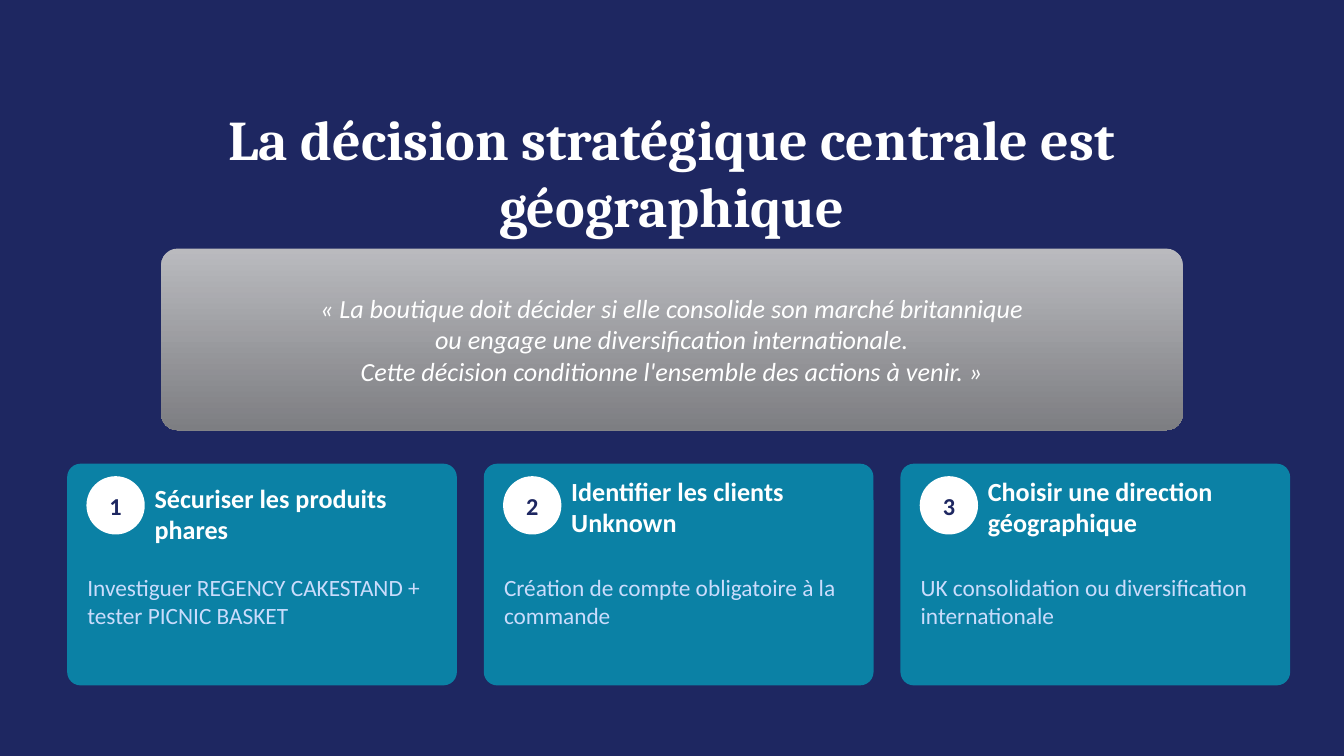
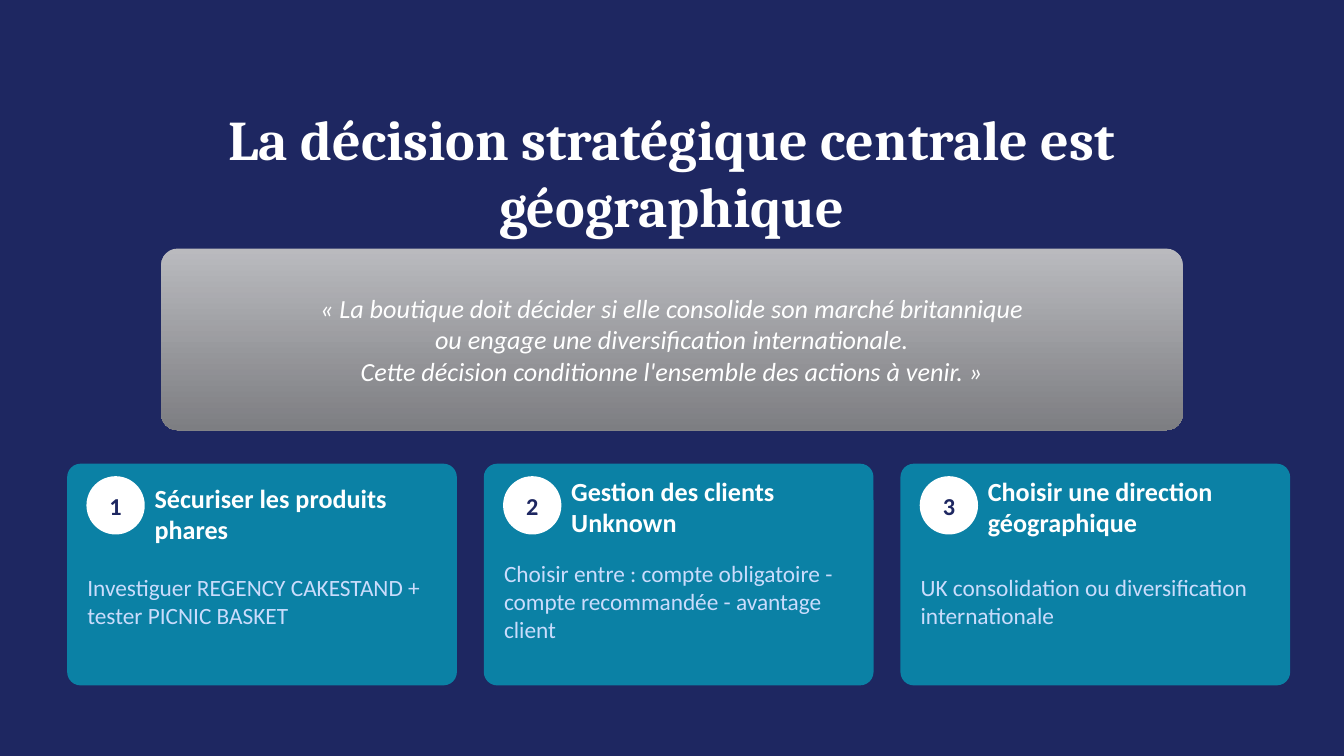
Before and after one commit to MalickaHoumgbo/data-online-retail-month2, a slide deck: slide 11 of outputs/reports/esales_presentation.pptx. Drawn at 1344x756 pixels with LibreOffice and Linux fonts; fonts in the diff are those of the drawing. Boxes give left, top, right and bottom in pixels: in the first picture for what was removed or moved away, otherwise in the second. Text is boxed around its words. In the diff, an @@ line names an element or a change of style, - is before the commit and + after.

Commit message:
refactor : Improve recommendations for unknown customers.

```diff
--- a/outputs/reports/esales_presentation.pptx
+++ b/outputs/reports/esales_presentation.pptx
@@ text at bbox=[571, 482, 774, 532]: text changed @@
-Identifier les clients Unknown
+Gestion des clients Unknown
@@ text at bbox=[504, 566, 821, 638]: text changed @@
-Création de compte obligatoire à la commande
+Choisir entre : compte obligatoire - compte recommandée - avantage client
```
Also in this commit, not shown: 2 other slides changed, 1 other file.
